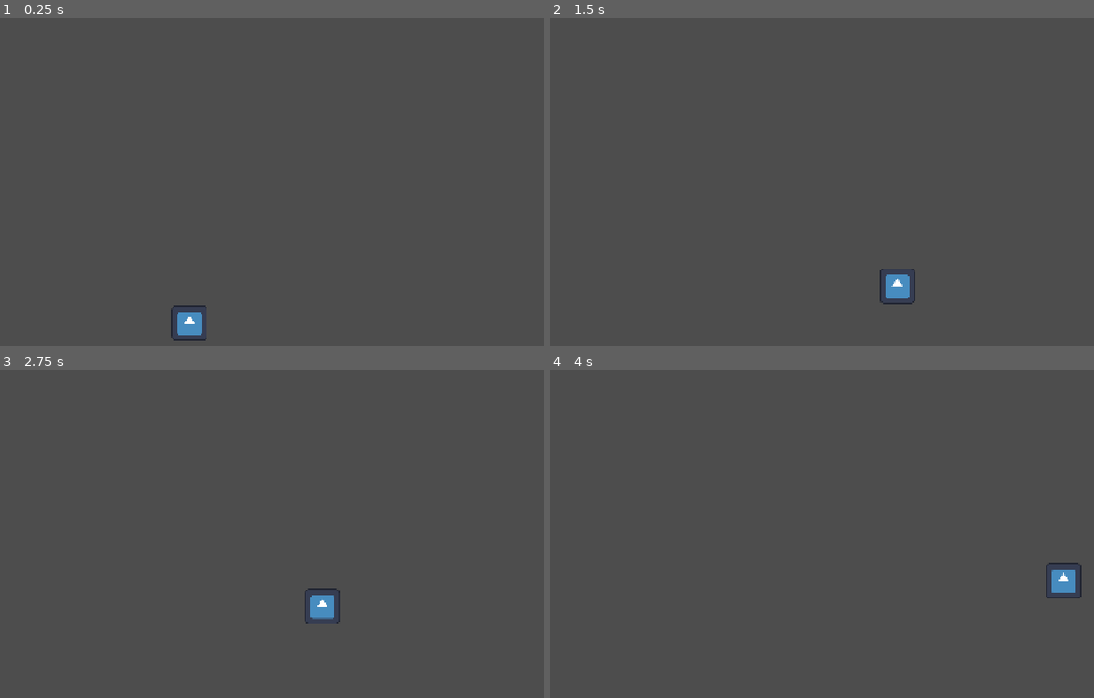
Above: before the commit, frames 1-4 (two rows, left to right).
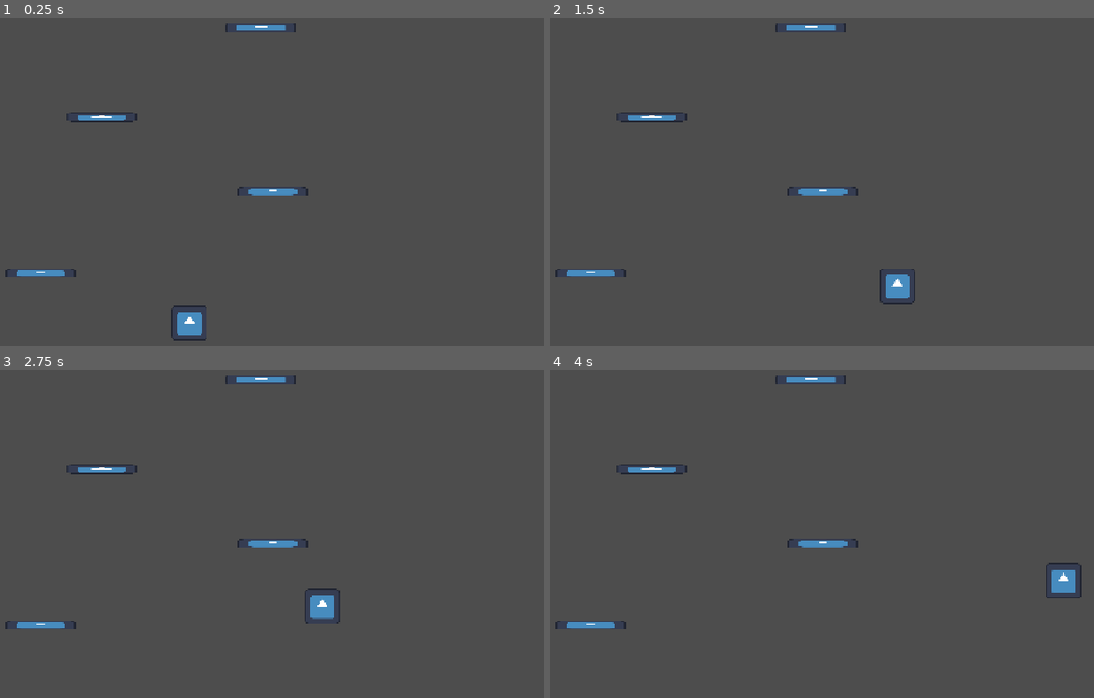
Above: after the commit, the same moments.

Repository: NikhilKshub/cave-game
Game: Godot game, scene res://scenes/game.tscn
Same seed, same stepped clock (60 frames per second), same inputs: the game is played once before the commit and once after it. The engine's default icon, where the game draws it, is replaced by a stand-in: a white triangle on a blue panel in a dark square.
Inputs:
- Up to frame 1 (0.25 s): no input
- Up to frame 2 (1.5 s): hold Right (move_right) from 0.53 s (still down)
- Up to frame 3 (2.75 s): release Right (move_right) at 2.03 s; hold Left (move_left) from 2.03 s (still down)
- Up to frame 4 (4 s): release Left (move_left) at 2.78 s; hold Right (move_right) from 2.78 s (still down)

The runs differ from the first frame. In frame 1, 0.8% of the frame differs, in the area x 0-57%, y 1-79%; in frame 2, 0.8%; in frame 3, 0.8%; in frame 4, 0.8%.

Commit message:
added multiple platform in game

Diff:
--- a/scenes/game.tscn
+++ b/scenes/game.tscn
@@ -1,6 +1,7 @@
 [gd_scene format=3 uid="uid://c64mbwo3p84xt"]
 
 [ext_resource type="PackedScene" uid="uid://c8mydu7jhxmx4" path="res://scenes/player.tscn" id="1_uwrxv"]
+[ext_resource type="PackedScene" uid="uid://fgrh343tykxr" path="res://scenes/platform.tscn" id="2_yqjtg"]
 
 [sub_resource type="RectangleShape2D" id="RectangleShape2D_srsb4"]
 size = Vector2(1280, 40)
@@ -15,3 +16,15 @@
 [node name="CollisionShape2D" type="CollisionShape2D" parent="ground" unique_id=812965353]
 position = Vector2(640, 700)
 shape = SubResource("RectangleShape2D_srsb4")
+
+[node name="platform" parent="." unique_id=2034601818 instance=ExtResource("2_yqjtg")]
+position = Vector2(371, 560)
+
+[node name="platform2" parent="." unique_id=1155120362 instance=ExtResource("2_yqjtg")]
+position = Vector2(790, 412)
+
+[node name="platform3" parent="." unique_id=948800293 instance=ExtResource("2_yqjtg")]
+position = Vector2(481, 277)
+
+[node name="platform4" parent="." unique_id=242888855 instance=ExtResource("2_yqjtg")]
+position = Vector2(769, 115)
